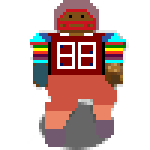
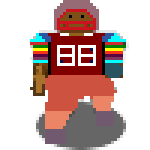
The second 150px x 150px image is a revision of the first. Changes to its layers:
painted on "A_Stand_Player.png" over [30, 36, 123, 147]
"Layer": opacity 100% → 60%, painted on it over [36, 102, 126, 150]
